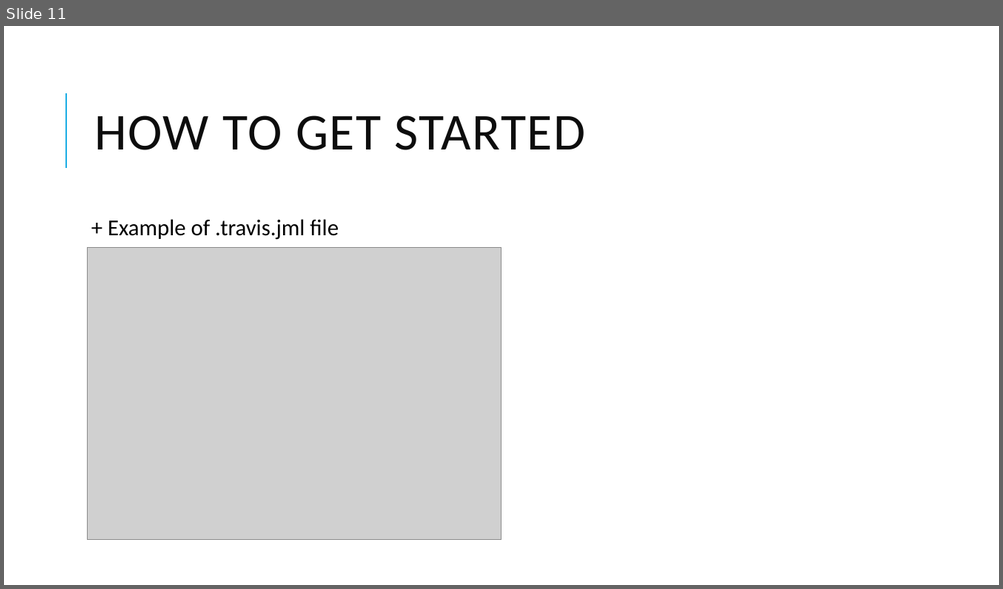
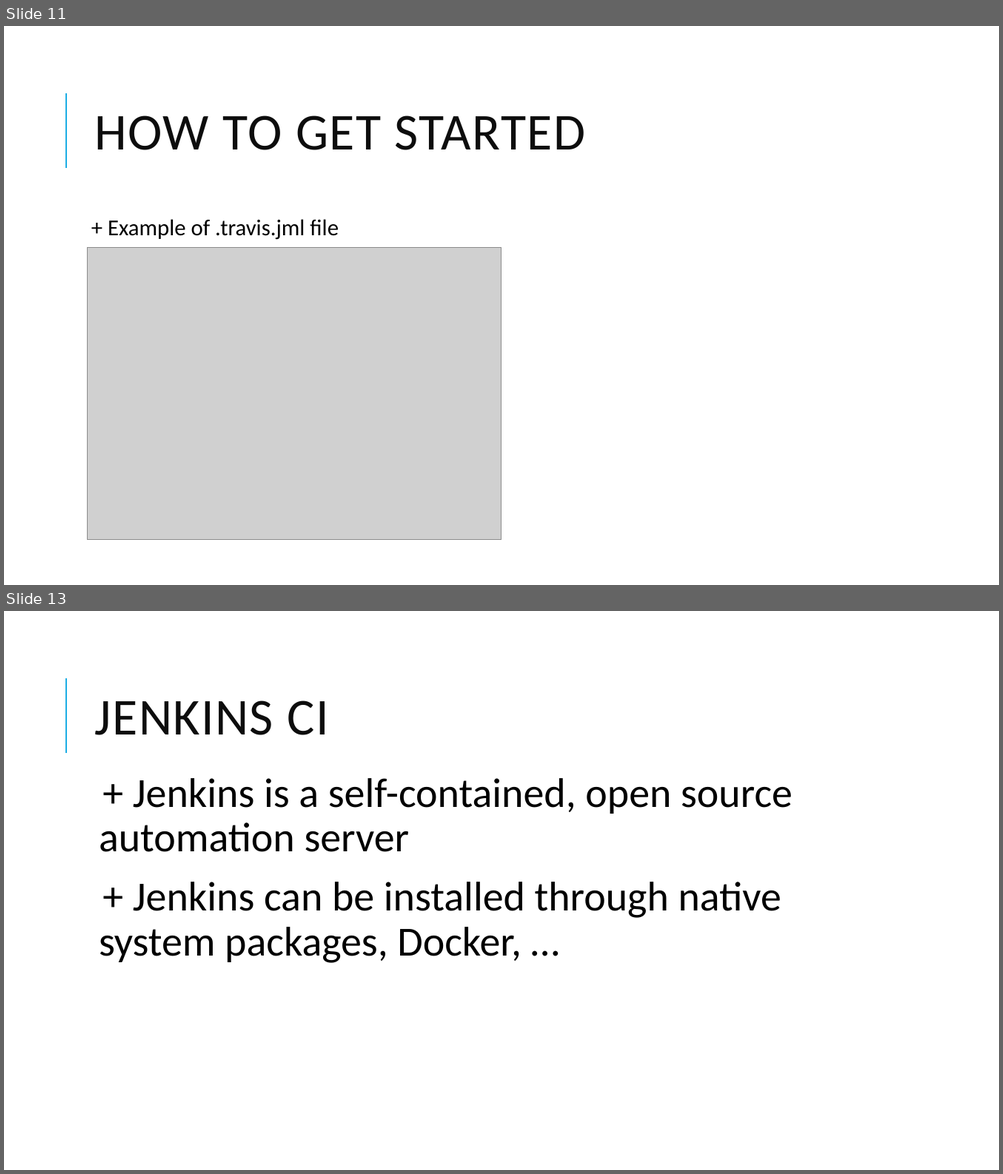
Before and after one commit to theKastle/ci, a slide deck: Slides/SoftwareTesting_GroupK1_CI.pptx. Shown one above the other, each under a label of ours: slide 11 before the commit, slides 11 and 13 after it; the slides between them are not shown. The pictures are 1003x589 and 1003x1174 pixels, drawn with LibreOffice and Linux fonts; fonts in the diff are those of the drawing; grey boxes stand for pictures. Boxes give left, top, right and bottom in pixels: in the first picture for what was removed or moved away, otherwise in the second. Text is boxed around its words. In the diff, an @@ line names an element or a change of style, - is before the commit and + after.

Commit message:
Update Slides

```diff
--- a/Slides/SoftwareTesting_GroupK1_CI.pptx
+++ b/Slides/SoftwareTesting_GroupK1_CI.pptx
@@ slide 13 added at [4, 611, 999, 1170], background #FFFFFF; not listed: 1 template element that a slide beside it also shows @@
@@ title added at [95, 701, 329, 735], 50 pt, text #0D0D0D @@
+JENKINS CI
@@ text added at [99, 778, 792, 963], 40 pt, text #000000 @@
+  + Jenkins is a self-contained, open source automation server
+  + Jenkins can be installed through native system packages, Docker, …
```
Also in this commit, not shown: 11 other slides added.
